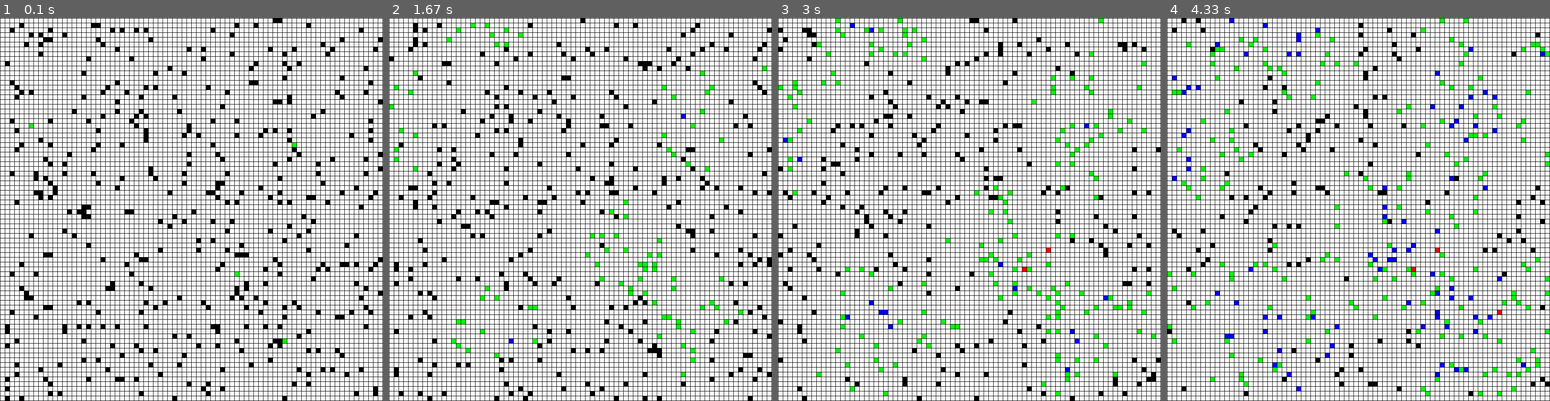
Above: before the commit, frames 1-4 (left to right).
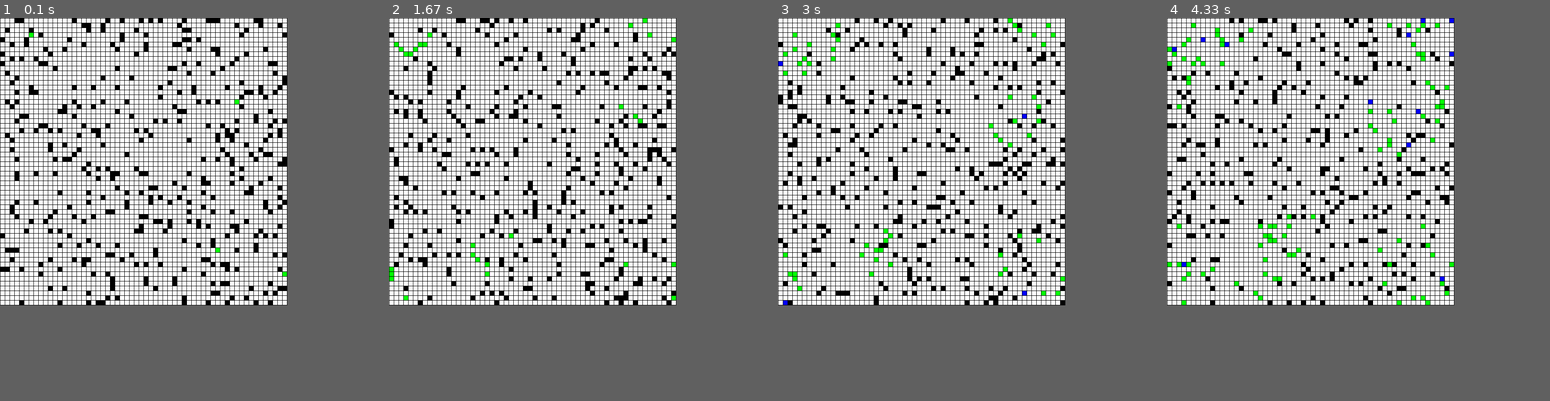
Above: after the commit, the same moments.

Repository: tylerhill90/infectious-disease-simulator
Game: pygame game, started from PyGameViz/pygame_sim.py
The game is run twice, just before and just after one commit, with the same random seed, the same clock (stepped at 60 frames per second) and the same inputs.
Inputs:
- Up to frame 1 (0.1 s): no input
- Up to frame 2 (1.67 s): no input
- Up to frame 3 (3 s): no input
- Up to frame 4 (4.33 s): no input
In our replay, the window is 881x881 before the commit and 661x661 after it. These sizes can differ from the game's own. Grey fills any space a smaller window leaves; there, only what the larger window draws over its background counts as a difference.

The runs differ from the first frame. In frame 1, 17% of the frame differs, in the area x 0-100%, y 0-100%; in frame 2, 17%; in frame 3, 18%; in frame 4, 18%.

Commit message:
Minor bug fixes

Diff:
--- a/InfectionSim.py
+++ b/InfectionSim.py
@@ -129,7 +129,7 @@
 
         # Create a mask to look for people surrounding the subject
         y, x = np.ogrid[-y_center: n-y_center, -x_center: n-x_center]
-        mask = x*x + y*y <= r*r
+        mask = x*x + y*y < r*r
 
         # Get environment indices of the mask
         mask_indices = np.where(mask == True)
@@ -182,6 +182,7 @@
                         if self.pop[person].days_infected == \
                                 self.pop[person].days_to_recover:
                             self.pop[person].recovered = True
+                            self.pop[person].infected = False
                             self.recovered += 1
                             if remove_persons:
                                 self.env[ix, iy] = np.Inf
--- a/PyGameViz/InfectionSim.py
+++ b/PyGameViz/InfectionSim.py
@@ -129,7 +129,7 @@
 
         # Create a mask to look for people surrounding the subject
         y, x = np.ogrid[-y_center: n-y_center, -x_center: n-x_center]
-        mask = x*x + y*y <= r*r
+        mask = x*x + y*y < r*r
 
         # Get environment indices of the mask
         mask_indices = np.where(mask == True)
@@ -182,6 +182,7 @@
                         if self.pop[person].days_infected == \
                                 self.pop[person].days_to_recover:
                             self.pop[person].recovered = True
+                            self.pop[person].infected = False
                             self.recovered += 1
                             if remove_persons:
                                 self.env[ix, iy] = np.Inf
--- a/PyGameViz/pygame_sim.py
+++ b/PyGameViz/pygame_sim.py
@@ -9,10 +9,10 @@
 
 def main():
     # Set some environment parameters
-    env_dim = 80
+    env_dim = 60
     pop_size = 400
     initially_infected = 4
-    interaction_rate = 3
+    interaction_rate = 2
     time = 90
 
     # Load environment parameters into a dict
@@ -39,7 +39,7 @@
     BLUE = (0, 0, 255)
 
     # Define some other constants
-    TIME_DELAY = 150  # Milliseconds
+    TIME_DELAY = 200  # Milliseconds
     CELL = 10
     MARGIN = 1
     SCREEN_DIM = env_dim * CELL + (MARGIN * env_dim + 1)
@@ -56,14 +56,16 @@
         for row, col in np.ndindex(env.env.shape):
             if env.env[row, col] != np.Inf:  # Cell is occupied by a person
                 person = env.env[row, col]
-                if env.pop[person].infected == False:
-                    color = BLACK
+                infectious = [env.pop[person].infected,
+                  env.pop[person].alive, env.pop[person].recovered]
+                if infectious == [True, True, False]:
+                    color = GREEN
                 elif env.pop[person].recovered == True:
                     color = BLUE
                 elif env.pop[person].alive == False:
                     color = RED
                 else:
-                    color = GREEN
+                    color = BLACK
             else:
                 color = WHITE
             pygame.draw.rect(screen, color,
